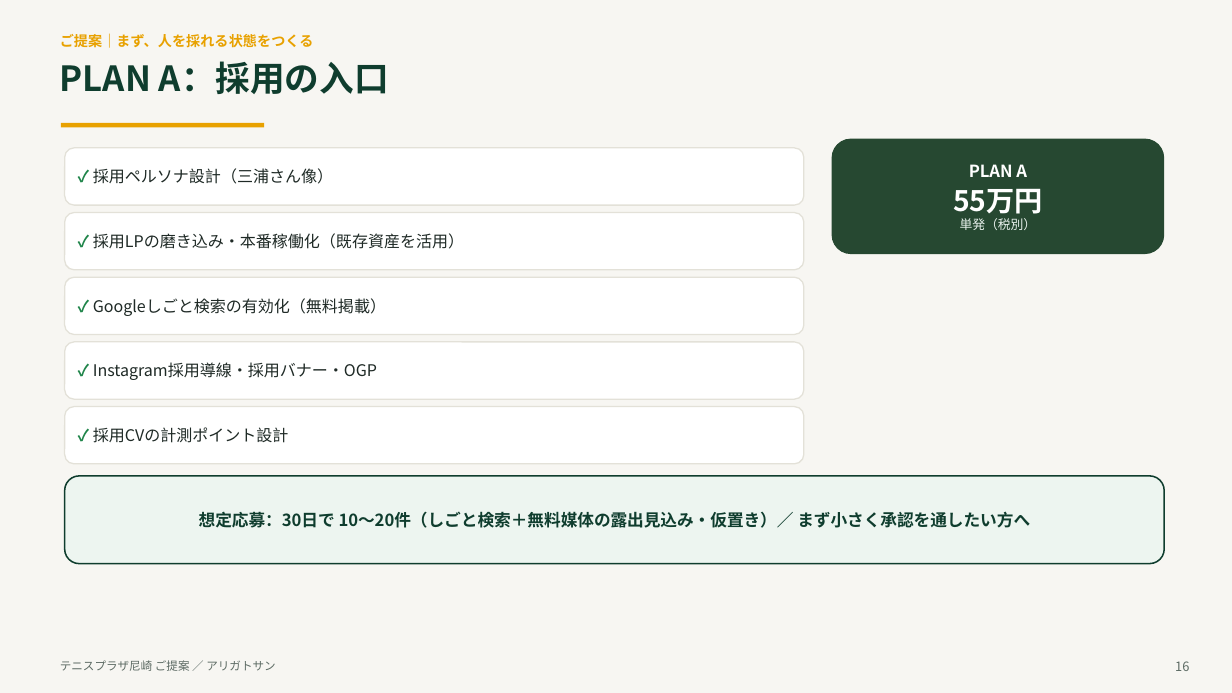
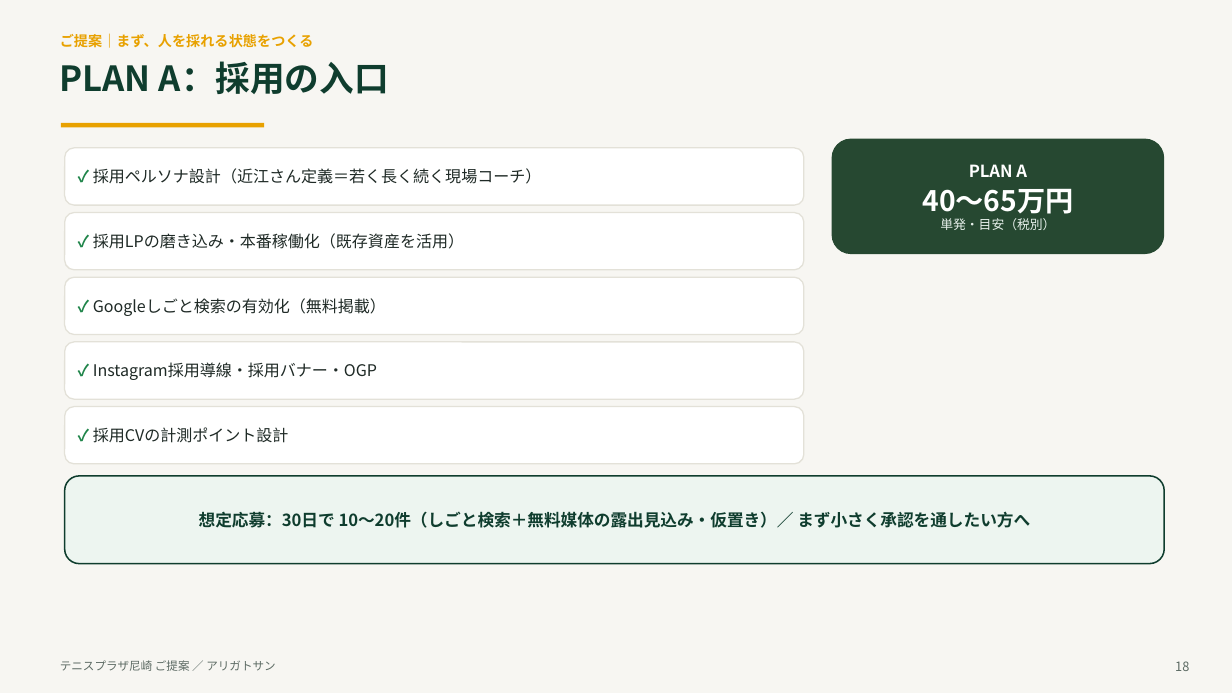
Before and after one commit to arigatosun/tennis-plaza-amagasaki, a slide deck: slide 19 of docs/00_提案・戦略/tennis_plaza_proposal_deck.pptx (slide 17 before the commit). Drawn at 1232x693 pixels with LibreOffice and Linux fonts; fonts in the diff are those of the drawing. Boxes give left, top, right and bottom in pixels: in the first picture for what was removed or moved away, otherwise in the second. Text is boxed around its words. In the diff, an @@ line names an element or a change of style, - is before the commit and + after.

```diff
--- a/docs/00_提案・戦略/tennis_plaza_proposal_deck.pptx
+++ b/docs/00_提案・戦略/tennis_plaza_proposal_deck.pptx
@@ text in rounded rectangle at bbox=[93, 168, 542, 184]: text changed @@
-✓ 採用ペルソナ設計（三浦さん像）
+✓ 採用ペルソナ設計（近江さん定義＝若く長く続く現場コーチ）
@@ text in rounded rectangle at bbox=[922, 188, 1073, 230]: text changed @@
-55万円
-単発（税別）
+40〜65万円
+単発・目安（税別）
@@ text at bbox=[1175, 661, 1189, 671]: text changed @@
-16
+18
```
Also in this commit, not shown: 17 other slides changed, 2 slides added, 1 other file.
